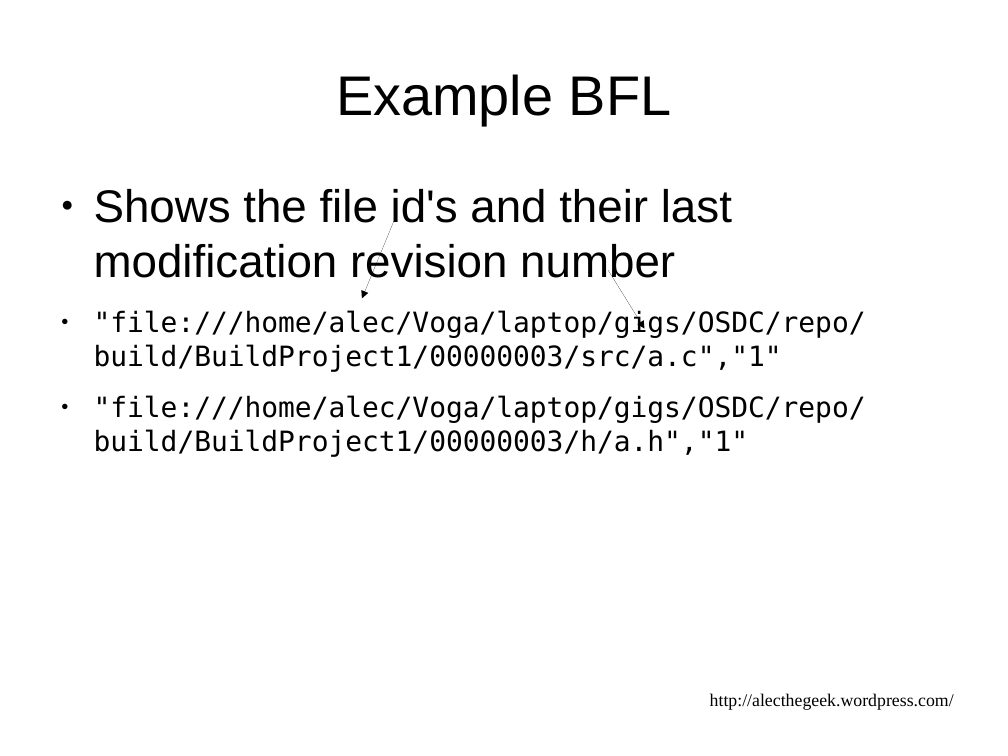
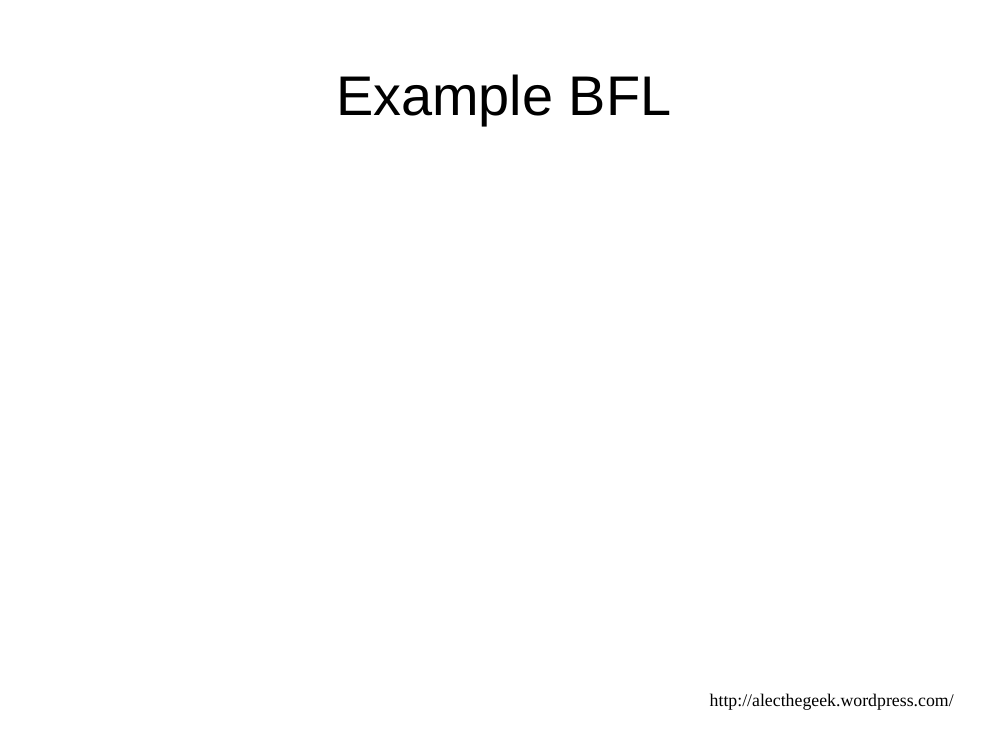
Before and after one commit to alecthegeek/gitbuilding, a slide deck: slide 28 of DevOpsDownUnderPresentation.odp (slide 24 before the commit). Drawn at 1008x756 pixels with LibreOffice and Linux fonts; fonts in the diff are those of the drawing. Boxes give left, top, right and bottom in pixels: in the first picture for what was removed or moved away, otherwise in the second. Text is boxed around its words. In the diff, an @@ line names an element or a change of style, - is before the commit and + after.

```diff
--- a/DevOpsDownUnderPresentation.odp
+++ b/DevOpsDownUnderPresentation.odp
@@ text removed at [94, 189, 866, 456] @@
-● Shows the file id's and their last modification revision number
-● "file:///home/alec/Voga/laptop/gigs/OSDC/repo/build/BuildProject1/00000003/src/a.c","1"
-● "file:///home/alec/Voga/laptop/gigs/OSDC/repo/build/BuildProject1/00000003/h/a.h","1"
@@ arrow removed from (396, 216) to (362, 298) @@
@@ arrow removed from (608, 270) to (645, 328) @@
```
Also in this commit, not shown: 16 other slides changed, 4 slides added.
